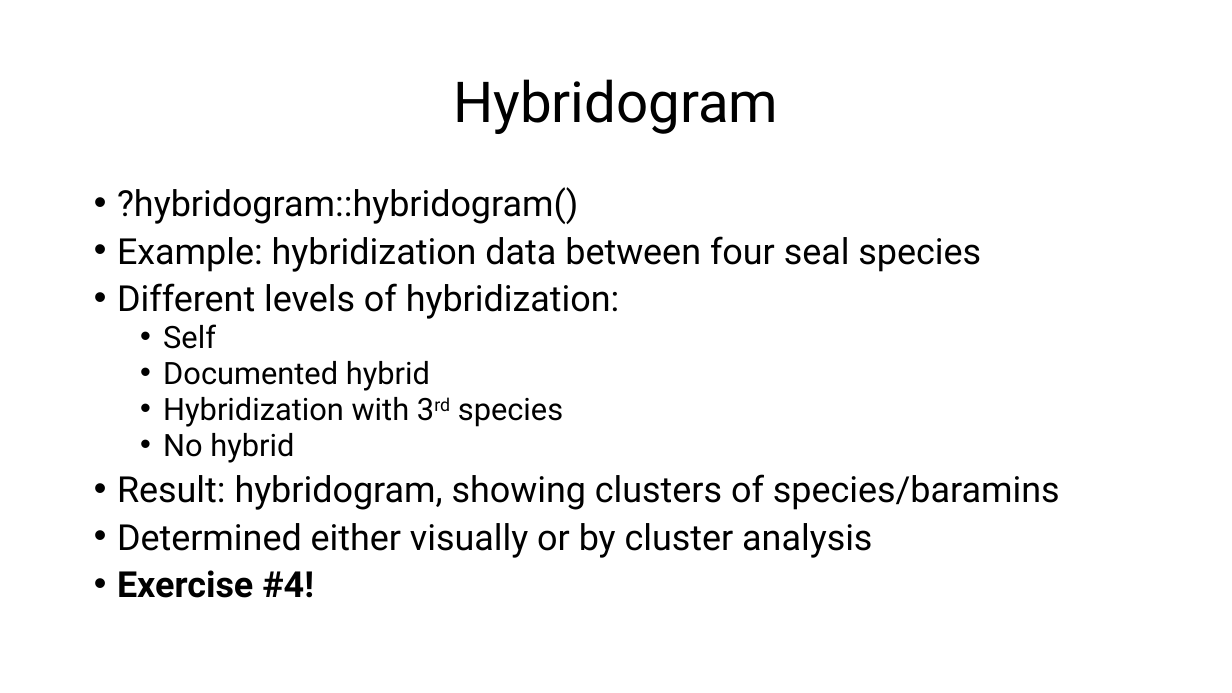
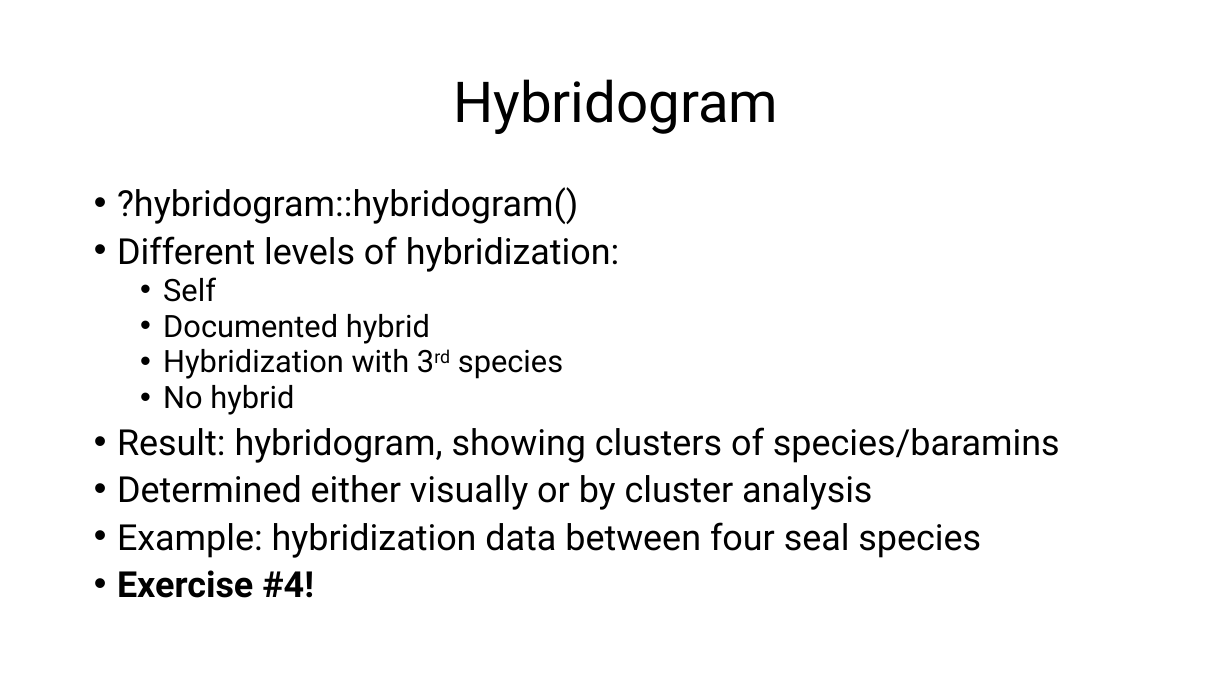
Before and after one commit to csmatyi/crs2025, a slide deck: slide 25 of CRS2025_R_workshop.pptx (slide 24 before the commit). Drawn at 1232x693 pixels with LibreOffice and Linux fonts; fonts in the diff are those of the drawing. Boxes give left, top, right and bottom in pixels: in the first picture for what was removed or moved away, otherwise in the second. Text is boxed around its words. In the diff, an @@ line names an element or a change of style, - is before the commit and + after.

```diff
--- a/CRS2025_R_workshop.pptx
+++ b/CRS2025_R_workshop.pptx
@@ text at [117,236,981,272]: paragraph removed @@
-• Example: hybridization data between four seal species
@@ text at [117,522,981,558]: paragraph added @@
+• Example: hybridization data between four seal species
```
Also in this commit, not shown: 6 other slides changed, 1 slide added, 2 other files.
